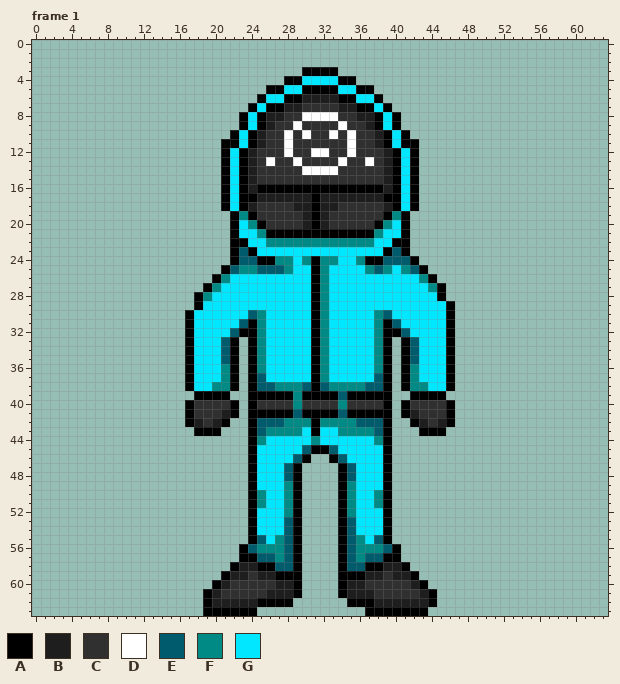
Pixel-art file, stored at Art Assets Source/Guard.aseprite. The first picture shows the starting point.
64x64 pixels, 1 frame. Shown: frame 1. The commit also changed other frames, which this record leaves out.
Palette (. is transparent): A #000000  B #1e1e1e  C #303030  D #ffffff  E #005b6c  F #008a86  G #00e7ff
Pixels before, frame 1 (only the part around the change), first column x 4:
 0 .................................
 1 .................................
 2 .................................
 3 ..........................AAAA...
 4 ........................AAGGGGAA.
 5 ......................AAGGAAAAGGA
 6 .....................AGGAABBBBAAG
 7 ....................AGAABBCCCCBBA
 8 ...................AGABBCCDDDDCCB
 9 ...................AGABCCDCCCCDCC
10 ..................AGABCCDCDCCDCDC
11 .................AAGABCCDCCCCCCDC
12 .................AGABCCCDCCDDCCDC
13 .................AGABCDCCDCCCCDCC
14 .................AGABCCCCCDDDDCCC
15 .................AGABCCCCCCCCCCCC
16 .................AGABAAAAAAAAAAAA
17 .................AGAABBBBBBABBBBB
18 .................AGABCCCCBBABBCCC
19 ..................AFACCCCCBABCCCC
20 ..................AGFACCCCBABCCCC
21 ..................AGGFAAAAAAAAAAA
22 ..................AAGGFFFFFFFFFFF
23 ..................AEAGGGGGGGGGGGG
24 ..................AEEAAFFGFAFFGGF
25 .................AEFFEEEFGGAFGGGG
26 ................AFGGGGGGGGGAFGGGG
27 ...............AFGGGGGGGGGGAFGGGG
28 ..............AFGGGGGGGGGGGAFGGGG
29 ..............AGGGGGGGGGGGGAFGGGG
30 .............AGGGGGGEFGGGGGAFGGGG
31 .............AGGGGGEAFGGGGGAFGGGG
32 .............AGGGGEAAFGGGGGAFGGGG
33 .............AGGGEA.AFGGGGGAFGGGG
34 .............AGGGEA.AFGGGGGAFGGGG
35 .............AGGGEA.AFGGGGGAFGGGG
36 .............AGGGFA.AFGGGGGAFGGGG
37 .............AGGGFA.AEGGGGGAFGGGG
38 .............AGGFFA.AEEFFFEAEFFFF
39 ..............AAAA..AAAAAFAAAAEAA
40 .............ACCCCA.ACCCCFCCCCFCC
41 .............ACCCBA.AAAAAEAAAAEAA
42 .............ABCBA..AEEEFFFAFFFFE
43 ..............AAA...AEFFFFGAGGFFF
44 ....................AFGGGGGFGGGGG
45 ....................AGGGGGEAAEGGG
46 ....................AGGGGEA..AEGG
47 ....................AGGGEA....AEG
48 ....................AGGGEA....AEG
49 ....................AGGGFA....AFG
50 ....................AFGGFA....AFG
51 ....................AFGGFA....AFG
52 ....................AGGGFA....AFG
53 ....................AGGGEA....AEG
After the commit:
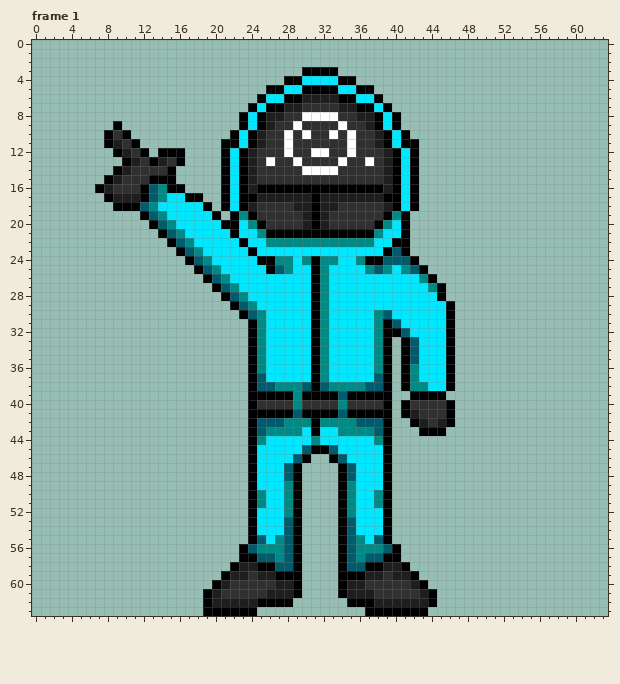
Edits made:
{"where": "frame 1"}
{"frame":1,"y":9,"x":9,"old":".","new":"A"}
{"frame":1,"y":10,"x":8,"old":"...","new":"ACA"}
{"frame":1,"y":11,"x":8,"old":"....","new":"ABCA"}
{"frame":1,"y":12,"x":9,"old":"....","new":"ABCA"}
{"frame":1,"y":12,"x":14,"old":"...","new":"AAA"}
{"frame":1,"y":13,"x":10,"old":".......","new":"ABCABCA"}
{"frame":1,"y":14,"x":9,"old":".......","new":"ABCCCCA"}
{"frame":1,"y":15,"x":8,"old":"........","new":"ABCCCAAA"}
{"frame":1,"y":16,"x":7,"old":"..........","new":"ABCCCAEFAA"}
{"frame":1,"y":17,"x":8,"old":"...........","new":"ABBBAEFGGAA"}
{"frame":1,"y":18,"x":9,"old":"...........","new":"AAAEFGGGGGA"}
{"frame":1,"y":19,"x":12,"old":".........","new":"AEFGGGGGA"}
{"frame":1,"y":20,"x":13,"old":".........","new":"AEFGGGGGA"}
{"frame":1,"y":21,"x":14,"old":"........","new":"AEFGGGGG"}
{"frame":1,"y":22,"x":15,"old":".......A","new":"AEFGGGGG"}
{"frame":1,"y":23,"x":16,"old":"......AE","new":"AEFGGGGG"}
{"frame":1,"y":24,"x":17,"old":".....AEE","new":"AEFGGGGG"}
{"frame":1,"y":25,"x":18,"old":"...AEFFEE","new":"AEFGGGGGA"}
{"frame":1,"y":26,"x":19,"old":".A","new":"AE"}
{"frame":1,"y":27,"x":19,"old":"AFGG","new":".AEF"}
{"frame":1,"y":28,"x":18,"old":"AFGGGG","new":"...AEF"}
{"frame":1,"y":29,"x":18,"old":"AGGGGGG","new":"....AEF"}
{"frame":1,"y":30,"x":17,"old":"AGGGGGG","new":"......A"}
{"frame":1,"y":31,"x":17,"old":"AGGGGGE","new":"......."}
{"frame":1,"y":32,"x":17,"old":"AGGGGEA","new":"......."}
{"frame":1,"y":33,"x":17,"old":"AGGGEA","new":"......"}
{"frame":1,"y":34,"x":17,"old":"AGGGEA","new":"......"}
{"frame":1,"y":35,"x":17,"old":"AGGGEA","new":"......"}
{"frame":1,"y":36,"x":17,"old":"AGGGFA","new":"......"}
{"frame":1,"y":37,"x":17,"old":"AGGGFA","new":"......"}
{"frame":1,"y":38,"x":17,"old":"AGGFFA","new":"......"}
{"frame":1,"y":39,"x":18,"old":"AAAA","new":"...."}
{"frame":1,"y":40,"x":17,"old":"ACCCCA","new":"......"}
{"frame":1,"y":41,"x":17,"old":"ACCCBA","new":"......"}
{"frame":1,"y":42,"x":17,"old":"ABCBA","new":"....."}
{"frame":1,"y":43,"x":18,"old":"AAA","new":"..."}
{"label":"changed","picture_box":[95,121,275,436]}
